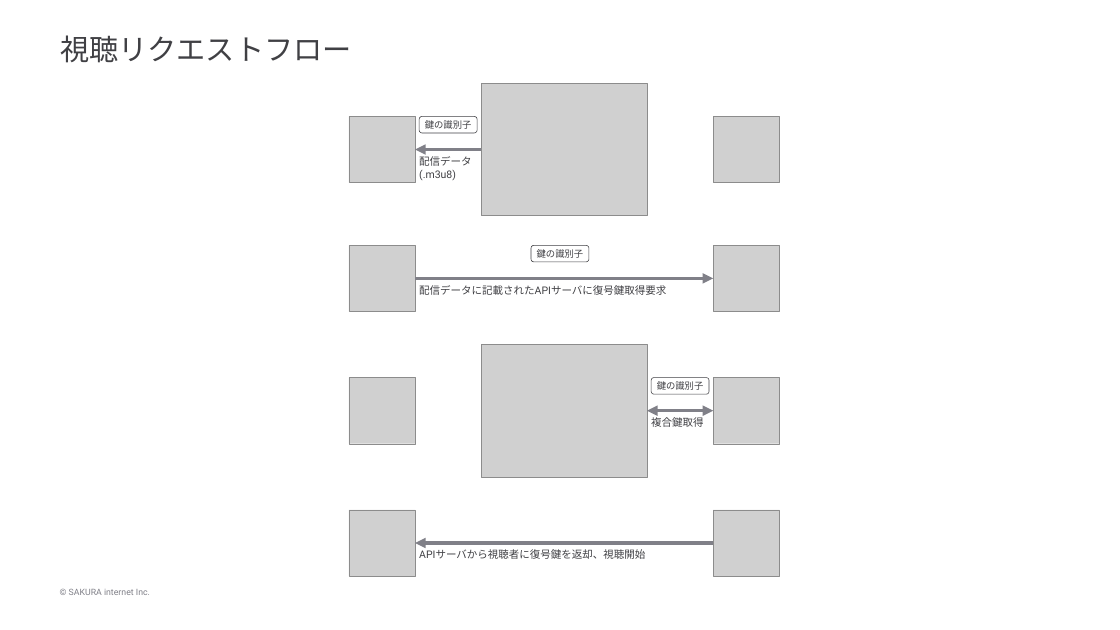
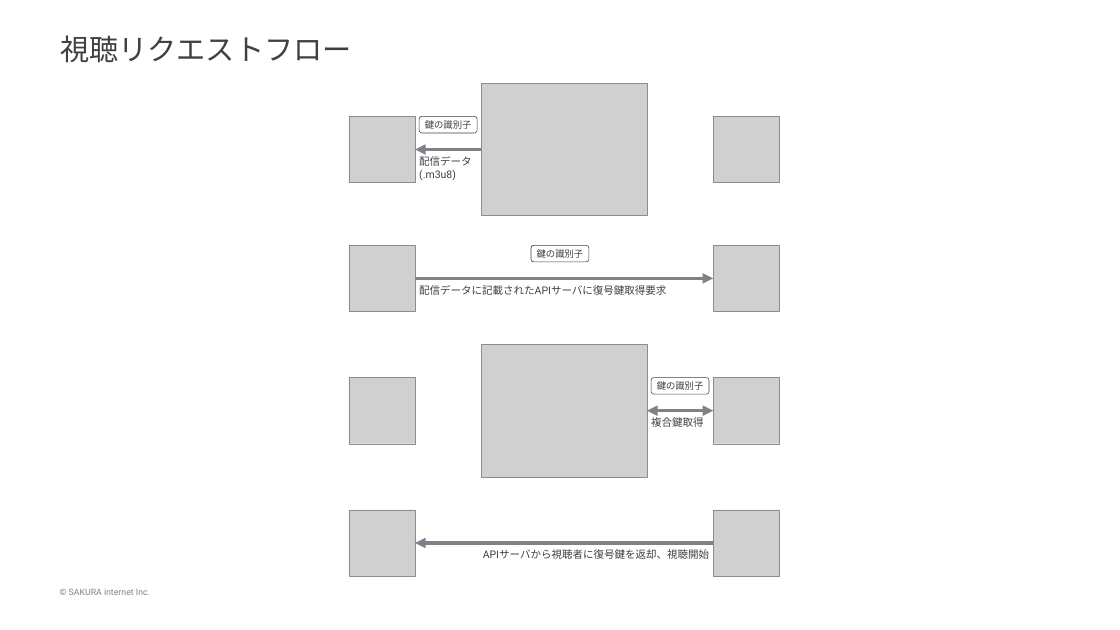
Before and after one commit to creatio313/ImageFlux-Live-Streaming-server-stub, a slide deck: slide 4 of 構成図.pptx. Drawn at 1120x630 pixels with LibreOffice and Linux fonts; fonts in the diff are those of the drawing; grey boxes stand for pictures; background and template pictures are left out. Boxes give left, top, right and bottom in pixels: in the first picture for what was removed or moved away, otherwise in the second. Text is boxed around its words. In the diff, an @@ line names an element or a change of style, - is before the commit and + after.

```diff
--- a/構成図.pptx
+++ b/構成図.pptx
@@ text "APIサーバから視聴者に復号鍵を返却、視聴開始" at bbox=[483, 549, 709, 559]: alignment left to right @@
```
